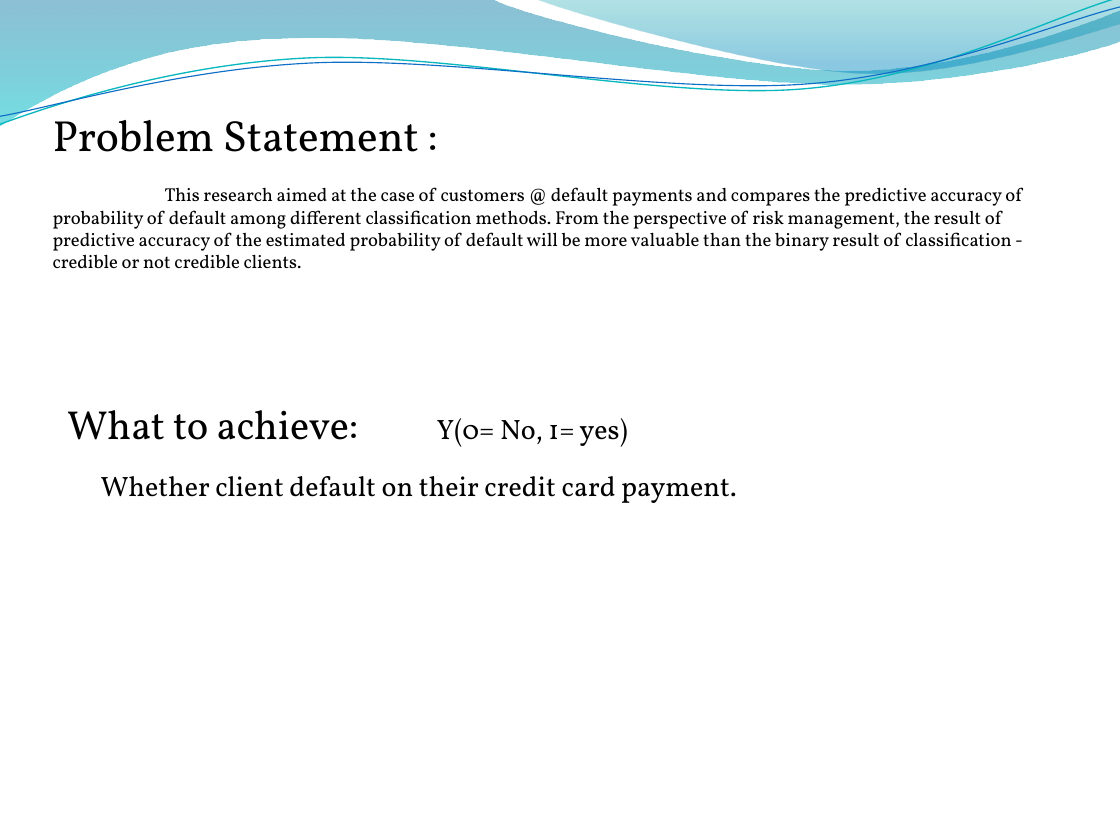
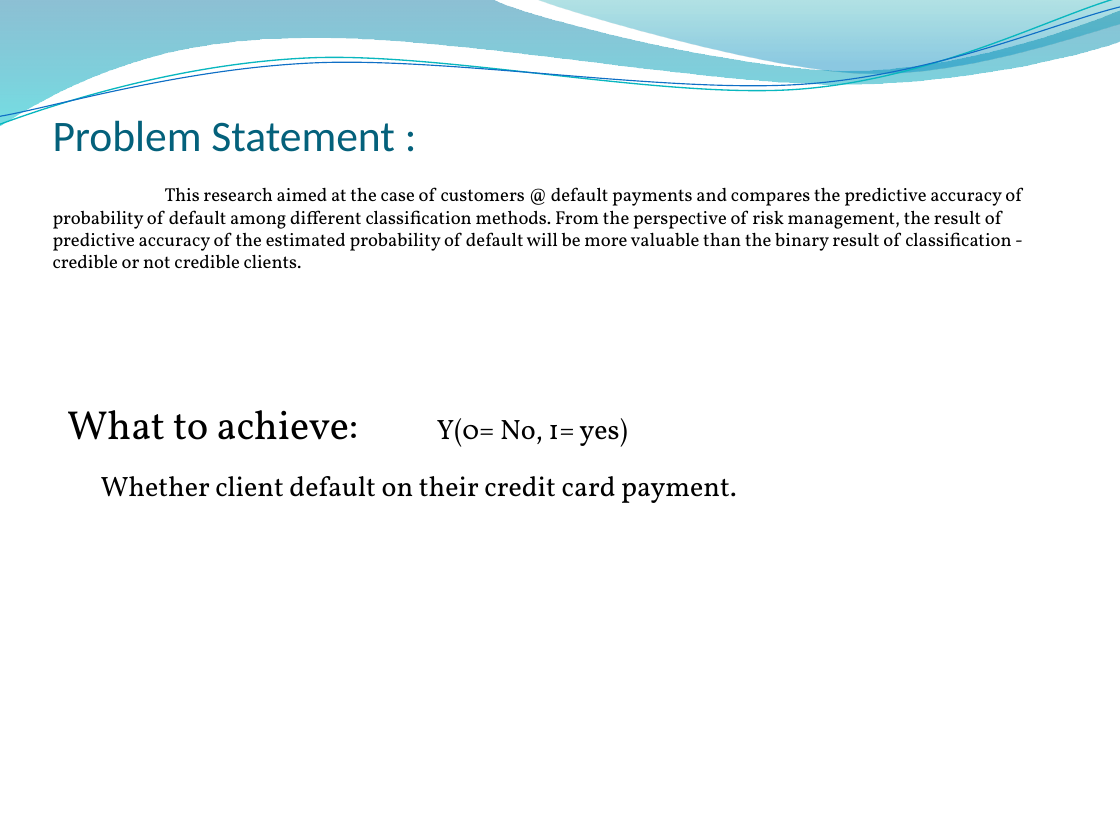
Before and after one commit to singh0021/DataScienceMasters, a slide deck: slide 3 of Capstone/Capstone Project.pptx. Drawn at 1120x840 pixels with LibreOffice and Linux fonts; fonts in the diff are those of the drawing; background and template pictures are left out. Boxes give left, top, right and bottom in pixels: in the first picture for what was removed or moved away, otherwise in the second. Text is boxed around its words. In the diff, an @@ line names an element or a change of style, - is before the commit and + after.

```diff
--- a/Capstone/Capstone Project.pptx
+++ b/Capstone/Capstone Project.pptx
@@ title "Problem Statement : This research ..." at box(53, 120, 1021, 268): font Vollkorn to Calibri, text colour #000000 to #04617B in "Problem Statement :" @@
```
Also in this commit, not shown: 3 other slides changed, 11 slides added, 6 other files.
